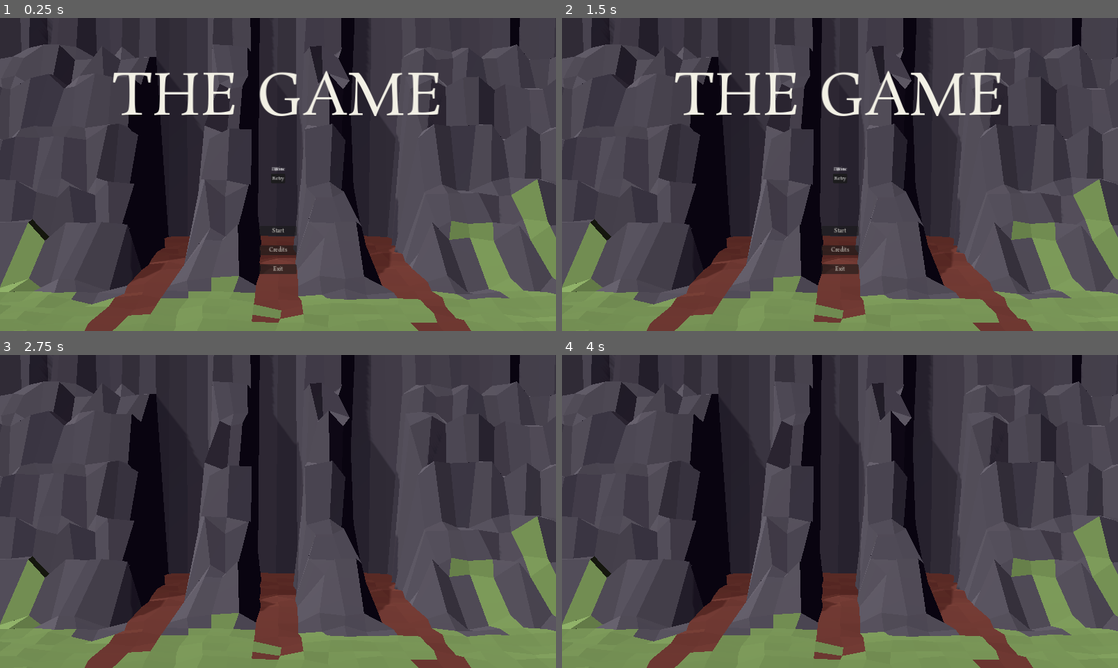
Above: before the commit, frames 1-4 (two rows, left to right).
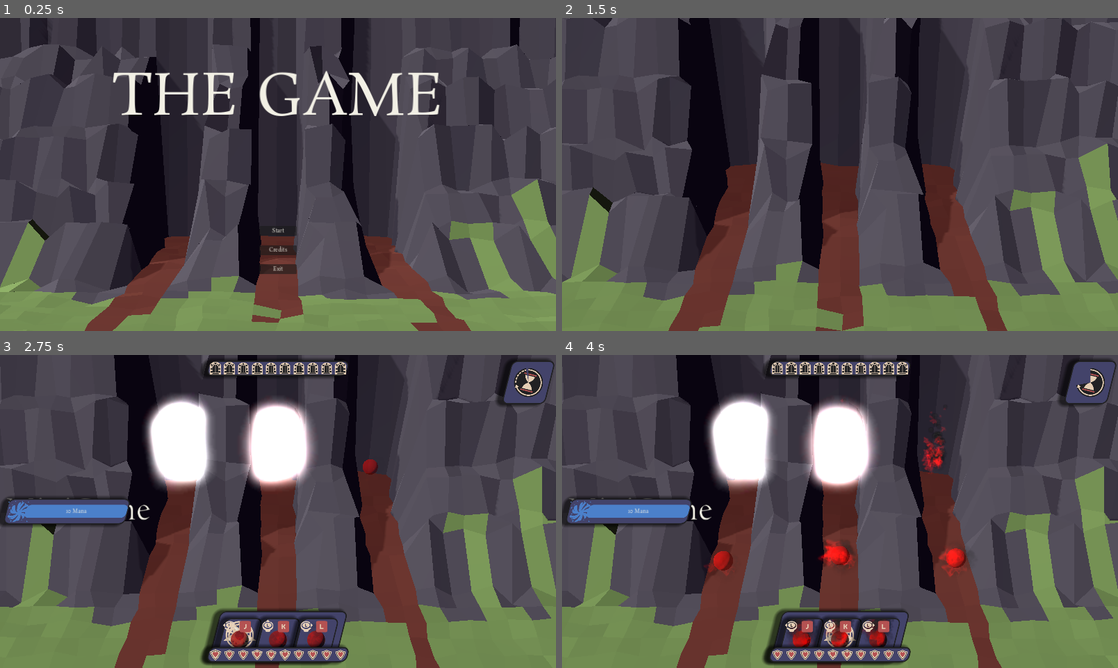
Above: after the commit, the same moments.

Repository: emmdie/3m5Jam2024_1
Game: Godot game, scene res://main.tscn
Same seed, same stepped clock (60 frames per second), same inputs: the game is played once before the commit and once after it.
Inputs (mouse positions are in pixels of both pictures, inside the frame that each line leads up to):
- Up to frame 1 (0.25 s): no input
- Up to frame 2 (1.5 s): click "Start" at 0.5 s; click (840, 230) at 1.25 s, where only the run before the commit has a clickable "Start"
- Up to frame 3 (2.75 s): click (278, 514) at 2 s, where only the run before the commit has a clickable "Retry"
- Up to frame 4 (4 s): move the mouse to (962, 495) at 2.77 s; hold D (minigame_Right) 2.78-3.53 s; hold J (select_0) 2.78-3.53 s; move the mouse to (728, 527) at 3.52 s; hold S (minigame_Down) from 3.53 s (still down); tap K (select_1) at 3.6 s

The runs differ from the first frame. In frame 1, less than 0.1% of the frame differs, in the area x 48-52%, y 47-53%; in frame 2, 28%; in frame 3, 42%; in frame 4, 42%, in the area x 0-100%, y 0-100%.

Commit message:
reimport doors finish main

Diff:
--- a/Scenes/game.gd
+++ b/Scenes/game.gd
@@ -1,6 +1,9 @@
 class_name Game
 extends Node3D
 
+
+signal game_won
+signal game_lost
 
 
 class TowerQueue:
@@ -160,9 +163,9 @@
 
 func __check_win_loose():
 	if GameState.enemy_health.value <= 0:
-		get_tree().change_scene_to_packed(preload("res://Scenes/win.tscn"))
+		__game_won()
 	elif GameState.player_health.value <= 0:
-		get_tree().change_scene_to_packed(preload("res://Scenes/loose.tscn"))
+		__game_lost()
 
 
 func __select(id: int):
@@ -315,3 +318,12 @@
 			return enemy == BaseUnit.Elements.FIRE
 	# Unreachable
 	return true
+
+
+func __game_won() -> void:
+	sound_manager.play_won()
+	game_won.emit()
+
+func __game_lost() -> void:
+	sound_manager.play_lost()
+	game_lost.emit()
--- a/Scenes/game.tscn
+++ b/Scenes/game.tscn
@@ -31,13 +31,14 @@
 transform = Transform3D(1, 0, 0, 0, 1, 0, 0, 0, 1, 6, 0, 0)
 
 [node name="Camera3D" type="Camera3D" parent="."]
-transform = Transform3D(1, 0, 0, 0, 0.996195, 0.0871557, 0, -0.0871557, 0.996195, 0, 7.5, 37.5)
+transform = Transform3D(1, 0, 0, 0, 0.826098, 0.563526, 0, -0.563526, 0.826098, 0, 20, 33)
 fov = 30.0
 
 [node name="WorldEnvironment" type="WorldEnvironment" parent="."]
 environment = ExtResource("4_3pejh")
 
 [node name="Control" parent="." instance=ExtResource("3_cfnx0")]
+visible = false
 
 [node name="DirectionalLight3D" type="DirectionalLight3D" parent="."]
 transform = Transform3D(-0.780802, 0.00654079, -0.624745, -0.582176, -0.370542, 0.72372, -0.22676, 0.928793, 0.293128, 0, 11.4597, 16.8325)
@@ -49,7 +50,7 @@
 [node name="TowerSwitchTimer" type="Timer" parent="."]
 
 [node name="CameraGamePosition" type="Marker3D" parent="."]
-transform = Transform3D(1, 0, 0, 0, 0.826098, 0.563526, 0, -0.563526, 0.826098, 0, 16, 27.5)
+transform = Transform3D(1, 0, 0, 0, 0.826098, 0.563526, 0, -0.563526, 0.826098, 0, 20, 33)
 
 [node name="CameraTitlePosition" type="Marker3D" parent="."]
 transform = Transform3D(1, 0, 0, 0, 0.996195, 0.0871557, 0, -0.0871557, 0.996195, 0, 7.5, 37.5)
--- a/Singletons/game_state.gd
+++ b/Singletons/game_state.gd
@@ -2,6 +2,7 @@
 extends GameStateBase
 
 signal unit_reached_tower(unit: Unit)
+signal game_restarted
 
 var rules := GameRules.new()
 
@@ -28,8 +29,7 @@
 	mana.reset()
 	enemy_health.reset()
 	player_health.reset()
-	get_tree().change_scene_to_file("res://Scenes/game.tscn")
-
+	game_restarted.emit()
 
 # Override this to change the path under which the state is saved.
 func _get_file_path():
--- a/main.gd
+++ b/main.gd
@@ -3,11 +3,35 @@
 @export var current_game_scene: Game
 @export var title_screen: Control
 @export var sound_manager: SoundManager
+@export var win_menu: Control
+@export var lose_menu: Control
 
 func _ready() -> void:
 	sound_manager.start_title()
+	GameState.game_restarted.connect(_restart)
+	_connect_current_game_scene()
 
 
+func _connect_current_game_scene() -> void:
+	current_game_scene.game_won.connect(_game_won)
+	current_game_scene.game_lost.connect(_game_lost)
+
+
+func _restart() -> void:
+	var new_game: Game = preload("res://Scenes/game.tscn").instantiate()
+	current_game_scene.queue_free()
+	current_game_scene = new_game
+	_connect_current_game_scene()
+	add_child(new_game)
+	new_game.start_game()
+	win_menu.hide()
+	lose_menu.hide()
+
+func _game_won() -> void:
+	win_menu.show()
+
+func _game_lost() -> void:
+	lose_menu.hide()
 
 
 func _on_exit_pressed() -> void:
--- a/main.tscn
+++ b/main.tscn
@@ -21,8 +21,10 @@
 [node name="SoundManager" parent="." instance=ExtResource("4_fnrpf")]
 
 [node name="Win" parent="." instance=ExtResource("5_0f5pv")]
+visible = false
 
 [node name="Lose" parent="." instance=ExtResource("6_vyvqw")]
+visible = false
 
 [connection signal="pressed" from="Title/MarginContainer/VBoxContainer/VBoxContainer/Start" to="." method="_on_start_pressed"]
 [connection signal="pressed" from="Title/MarginContainer/VBoxContainer/VBoxContainer/Credits" to="." method="_on_credits_pressed"]
Binary file changed: Assets/3d_objects/firedoor.glb
Binary file changed: Assets/3d_objects/plantdoor.glb
Binary file changed: Assets/3d_objects/waterdoor.glb
